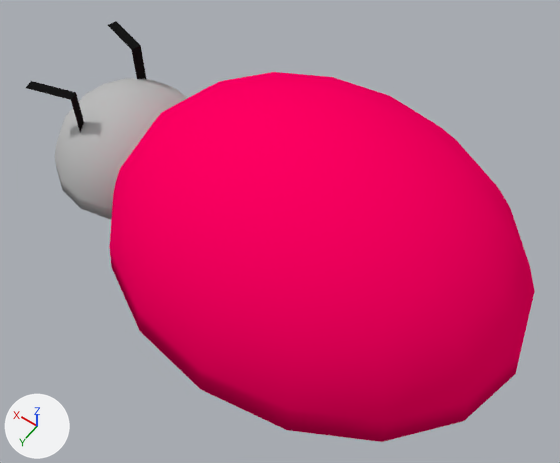
An edit to the Blender file 01-Models/animals/ladybug.blend, drawn before and after from the same camera.
The view is the same before and after, from a 50 mm lens placed at (-1.09, 1.78, 2.86), pointed at (0.09, 0.12, 0.26). Arrows for +X, +Y and +Z are at lower left; the lights stay in place.
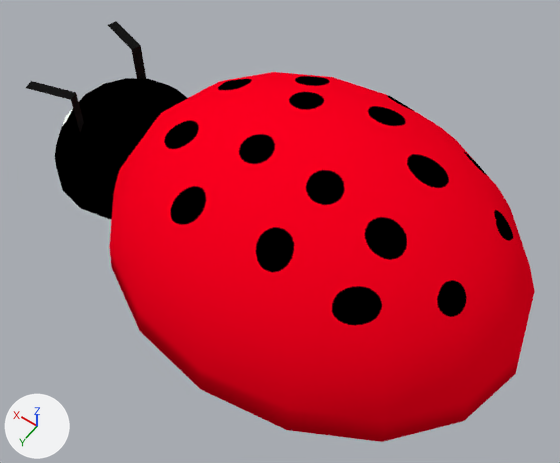
Pixel boxes [x1, y1, x2, y2] of what changed, in the pictures (560 x 463 px):
'Sphere.001', surface changed (pink to red)
    both: [109, 72, 535, 442]
'Sphere.002', surface changed (grey to black)
    both: [55, 78, 187, 219]

Patch to the scene script:
```diff
--- a/01-Models/animals/ladybug.blend.py
+++ b/01-Models/animals/ladybug.blend.py
@@ img_kaeferfin @@
+img_kaeferfin = load_image('kaeferFIN', '../../02-Textures/kaeferFIN.png', 1024, 1024, 'sRGB')
@@ img_keaferkopffin @@
+img_keaferkopffin = load_image('keaferKopfFIN', '../../02-Textures/keaferKopfFIN.png', 1024, 1024, 'sRGB')
@@ mat_material_001 @@
 mat_material_001 = diffuse_material('Material.001')
-mat_material_001.base_color = (0.5, 0.5, 0.5)  # grey #bcbcbc
+mat_material_001.texture = img_keaferkopffin
@@ mat_material_002 @@
 mat_material_002 = diffuse_material('Material.002')
-mat_material_002.base_color = (1.0, 0.0, 0.123)  # pink #ff0062
+mat_material_002.texture = img_kaeferfin
```
